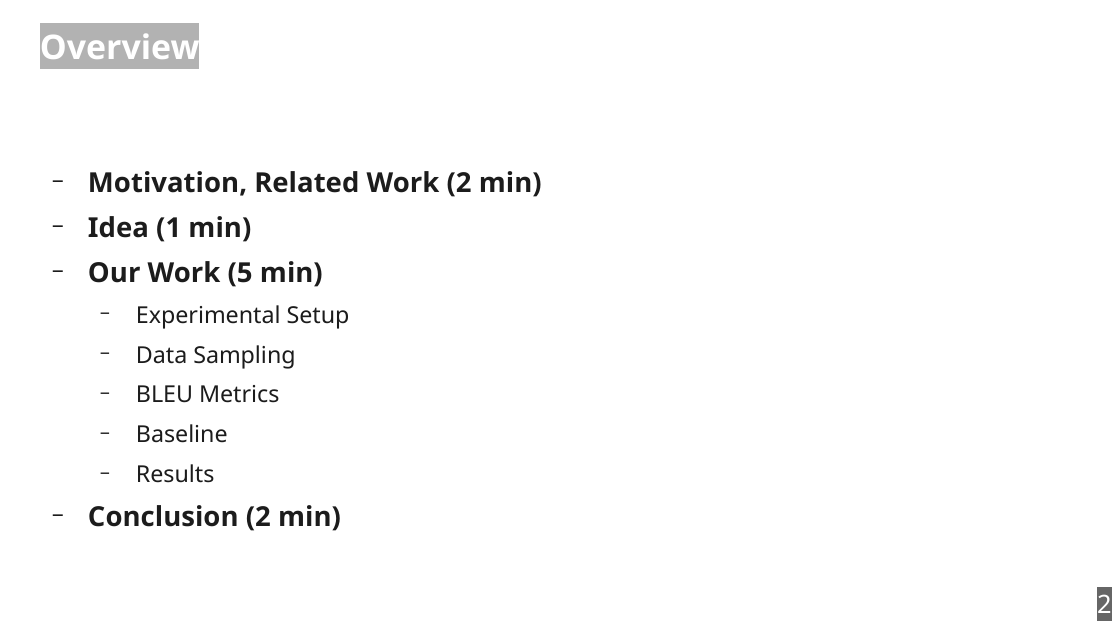
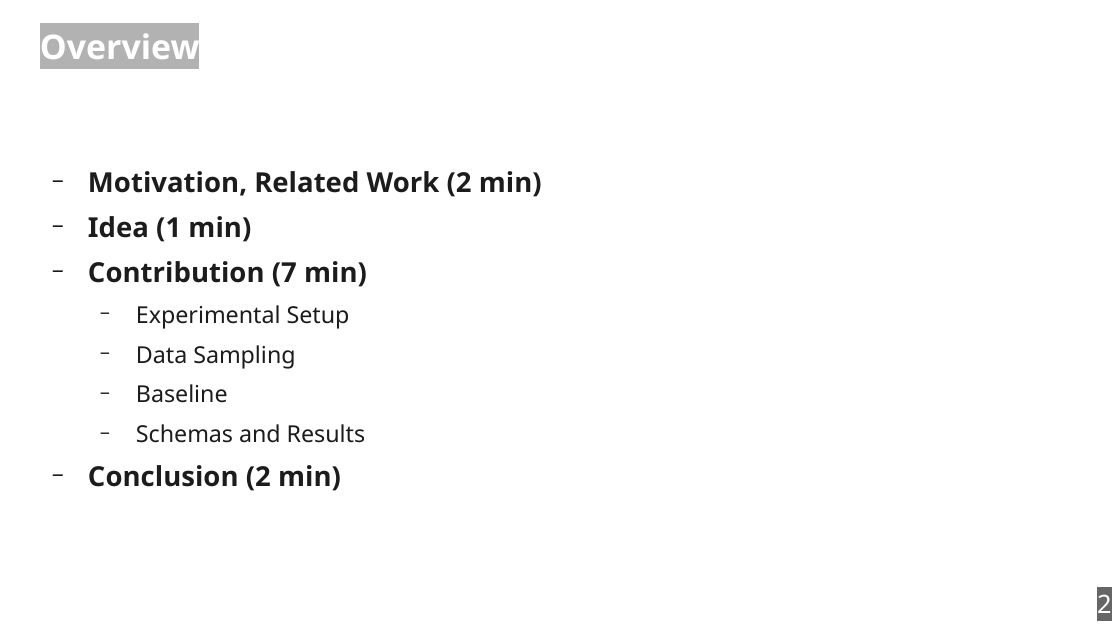
Before and after one commit to zouharvi/reference-mt-distill, a slide deck: slide 2 of meta/naacl_presentation.odp. Drawn at 1120x630 pixels with LibreOffice and Linux fonts; fonts in the diff are those of the drawing. Boxes give left, top, right and bottom in pixels: in the first picture for what was removed or moved away, otherwise in the second. Text is boxed around its words. In the diff, an @@ line names an element or a change of style, - is before the commit and + after.

Commit message:
update presentation

```diff
--- a/meta/naacl_presentation.odp
+++ b/meta/naacl_presentation.odp
@@ text at <box>88,261,367,287</box>: text changed @@
-− Our Work (5 min)
+− Contribution (7 min)
@@ text at <box>136,385,279,403</box>: paragraph removed @@
-  − BLEU Metrics
@@ text at <box>136,424,365,443</box>: text changed @@
-  − Results
+  − Schemas and Results
```
Also in this commit, not shown: 3 other slides changed.
